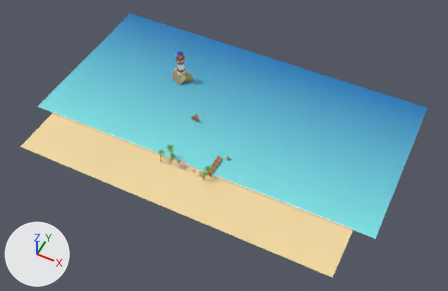
An edit to the glTF model environments/beach.glb, drawn before and after from the same camera.
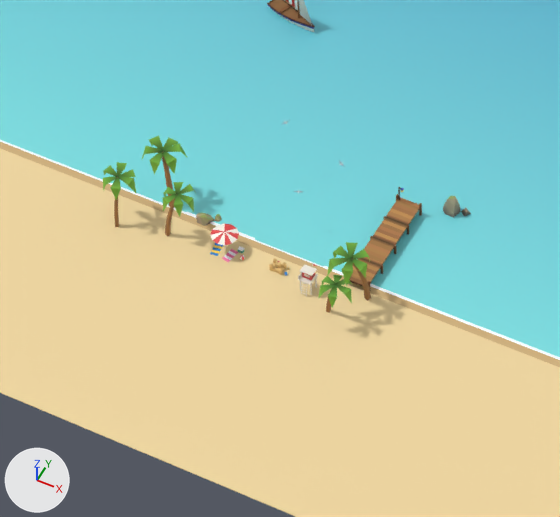
The first picture shows the older version from a 50 mm lens placed at (98.1, -155.4, 225.3), pointed at (7.0, 27.0, -2.6). The close-ups show the older and then the newer version on the part from 31% to 56% of the width and 40% to 76% of the height of that picture. Only the edits that show in the close-ups are written down. The lights are fixed; the arrows at lower left show +X, +Y and +Z. Where no turn or scale is listed for an object, it has been applied to the vertices. Vertices at exactly the same position are counted once.

Objects in the first close-up: 'Foam3', 'Palm0', 'Palm1', 'Palm2', 'Palm3', 'Palm4', 'Pier', 'SailBoat', 'Sand', 'Sea', 'Shore', 'UmbrellaCanopy' and 10 more.
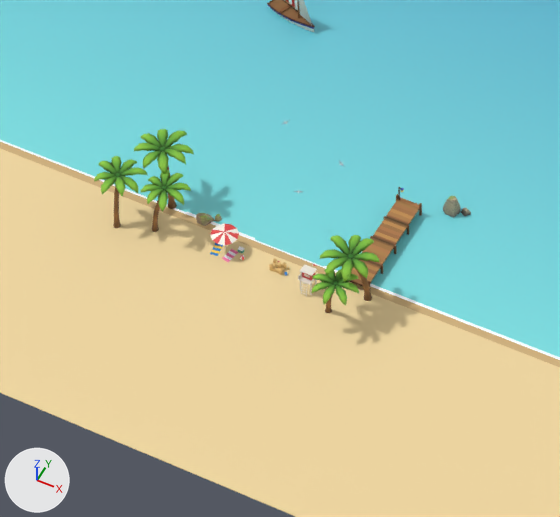
Pixel boxes [x1, y1, x2, y2] of what changed, in the close-ups (560 x 517 px):
```json
{"object": "Palm1", "change": "reshaped", "before": [142, 135, 187, 206], "after": [133, 129, 194, 209], "on screen": "35% wider, 12% taller"}
{"object": "Palm3", "change": "reshaped", "before": [327, 242, 371, 301], "after": [320, 235, 380, 301], "on screen": "36% wider, 12% taller"}
{"object": "Palm0", "change": "reshaped, moved", "before": [163, 182, 197, 236], "after": [141, 170, 191, 232], "on screen": "46% wider, 15% taller"}
{"object": "Palm4", "change": "reshaped", "before": [103, 162, 137, 227], "after": [94, 156, 147, 228], "on screen": "54% wider, 11% taller"}
{"object": "Palm2", "change": "reshaped", "before": [318, 275, 352, 313], "after": [312, 269, 359, 313], "on screen": "37% wider, 15% taller"}
{"part": 1, "of": "me_palmtree_lod1", "change": "added", "after": [115, 147, 354, 286]}
{"part": 2, "of": "me_palmtree_lod1", "change": "added", "after": [98, 142, 358, 283]}
{"part": 3, "of": "me_palmtree_lod1", "change": "added", "after": [94, 150, 368, 282]}
{"part": 4, "of": "me_palmtree_lod1", "change": "added", "after": [101, 151, 380, 282]}
{"part": 5, "of": "me_palmtree_lod1", "change": "added", "after": [115, 149, 374, 283]}
{"part": 6, "of": "me_palmtree_lod1", "change": "added", "after": [119, 144, 361, 293]}
{"part": 7, "of": "me_palmtree_lod1", "change": "added", "after": [120, 130, 350, 305]}
{"part": 8, "of": "me_palmtree_lod1", "change": "added", "after": [119, 129, 348, 306]}
{"part": 9, "of": "me_palmtree_lod1", "change": "added", "after": [111, 133, 359, 293]}
{"part": 10, "of": "me_palmtree_lod1", "change": "built on", "before": [103, 135, 371, 313], "after": [113, 167, 372, 313]}
```

Edits to the scene script, one JSON object a line:
```json
{"block": "me_palmtree_lod1", "where": "# used by ob_palm0; location = (-9.1, 3.2, 0.0); rotation_euler = (1.571, 0.0, 0.524), in degrees (90, 0, 30); scale = (0.85, 0.85, 0.85)"}
{"op": "remove", "block": "me_palmtree_lod1", "code": "me_palmtree_lod1.from_pydata(...)  # 50 vertices, 50 faces; spans x -0.32..3.53, y -0.22..6.45, z -2.62..1.79"}
{"op": "add", "block": "me_palmtree_lod1", "code": "me_palmtree_lod1.from_pydata(...)  # 607 vertices, 1162 faces; spans x -1.24..4.35, y -0.25..7.09, z -3.26..2.42"}
{"block": "me_palmtree_lod1", "change": "me_palmtree_lod1 part 1: a new loose piece, a UV sphere (10 segments, 6 rings, poles along y) spanning x 1.04..1.84, y 5.91..6.59, z -0.9..-0.06, in mat_propvertexmat"}
{"block": "me_palmtree_lod1", "change": "me_palmtree_lod1 part 2: a new loose piece of 44 vertices spanning x 0.98..2.08, y 6.08..6.97, z -3.26..-0.5, in mat_propvertexmat"}
{"block": "me_palmtree_lod1", "change": "me_palmtree_lod1 part 3: a new loose piece of 44 vertices spanning x -0.37..1.43, y 5.68..6.69, z -2.41..-0.49, in mat_propvertexmat"}
{"block": "me_palmtree_lod1", "change": "me_palmtree_lod1 part 4: a new loose piece of 44 vertices spanning x -1.24..1.43, y 5.82..6.8, z -1.0..0.11, in mat_propvertexmat"}
{"block": "me_palmtree_lod1", "change": "me_palmtree_lod1 part 5: a new loose piece of 44 vertices spanning x -0.47..1.43, y 6.23..7.09, z -0.46..1.69, in mat_propvertexmat"}
{"block": "me_palmtree_lod1", "change": "me_palmtree_lod1 part 6: a new loose piece of 44 vertices spanning x 0.77..1.86, y 5.71..6.81, z -0.47..2.42, in mat_propvertexmat"}
{"block": "me_palmtree_lod1", "change": "me_palmtree_lod1 part 7: a new loose piece of 44 vertices spanning x 1.45..3.6, y 5.99..7.01, z -0.47..1.81, in mat_propvertexmat"}
{"block": "me_palmtree_lod1", "change": "me_palmtree_lod1 part 8: a new loose piece of 44 vertices spanning x 1.45..4.35, y 5.63..6.78, z -1.03..0.08, in mat_propvertexmat"}
{"block": "me_palmtree_lod1", "change": "me_palmtree_lod1 part 9: a new loose piece of 44 vertices spanning x 1.45..3.54, y 5.84..6.87, z -2.59..-0.49, in mat_propvertexmat"}
{"block": "me_palmtree_lod1", "change": "me_palmtree_lod1 part 10: 49 vertices removed from x -0.32..3.53, y -0.22..6.45, z -2.62..1.79; 100 vertices added at x -0.43..1.62, y -0.25..6.31, z -0.67..0.45"}
{"block": "me_palmtree_lod1", "change": "other edits to the shape of me_palmtree_lod1 do not show in these pictures"}
{"op": "set", "path": "ob_palm0.location", "old": "(-9.1, 3.2, 0.0)", "new": "(-10.5, 3.2, 0.0)"}
```
